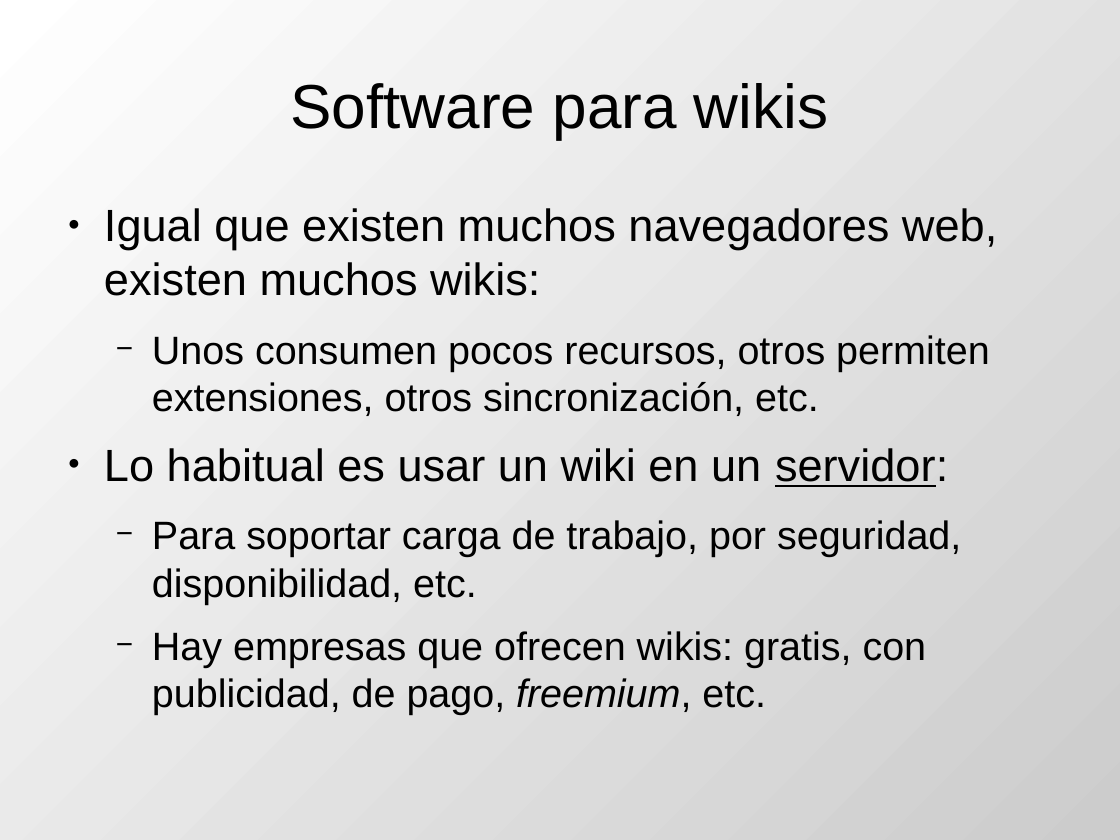
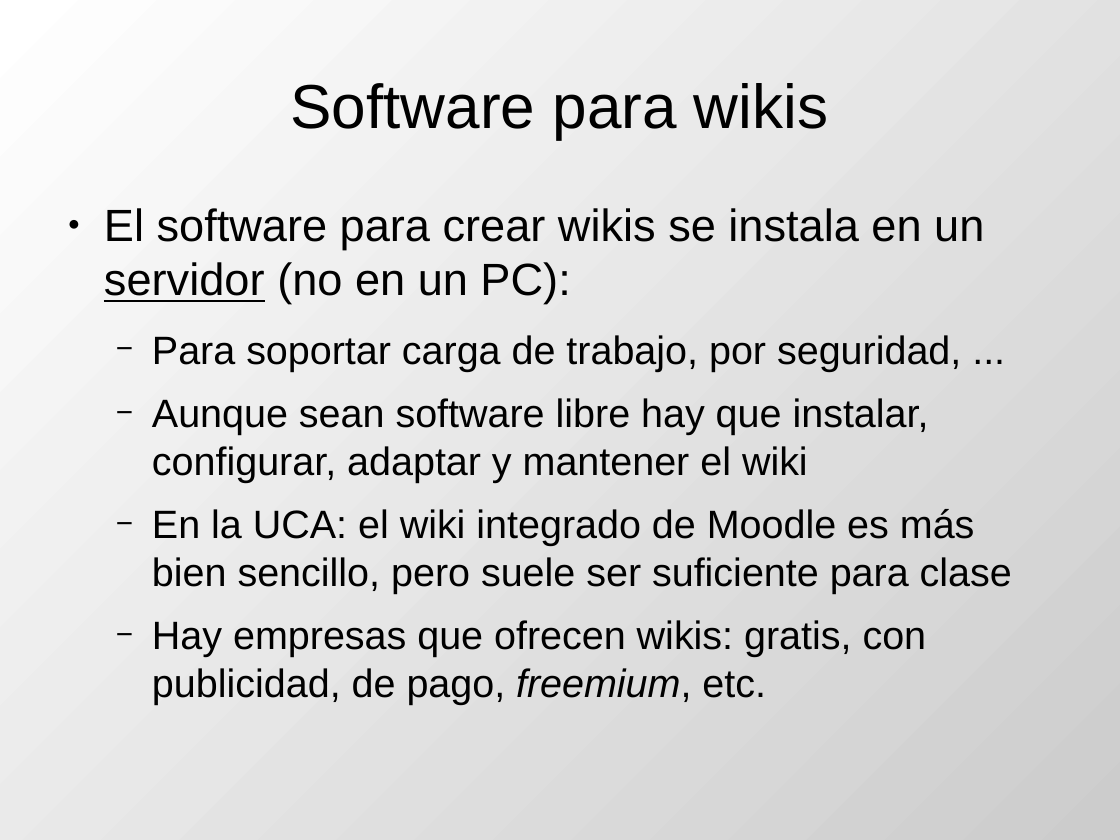
Before and after one commit to DrPantera/wikis4education, a slide deck: slide 15 of uca-2013_07/tema-1-Introduccion.odp (slide 14 before the commit). Drawn at 1120x840 pixels with LibreOffice and Linux fonts; fonts in the diff are those of the drawing. Boxes give left, top, right and bottom in pixels: in the first picture for what was removed or moved away, otherwise in the second. Text is boxed around its words. In the diff, an @@ line names an element or a change of style, - is before the commit and + after.

```diff
--- a/uca-2013_07/tema-1-Introduccion.odp
+++ b/uca-2013_07/tema-1-Introduccion.odp
@@ text at (104, 208, 1012, 594): text changed @@
-● Igual que existen muchos navegadores web, existen muchos wikis:
-  − Unos consumen pocos recursos, otros permiten extensiones, otros sincronización, etc.
-● Lo habitual es usar un wiki en un servidor:
-  − Para soportar carga de trabajo, por seguridad, disponibilidad, etc.
+● El software para crear wikis se instala en un servidor (no en un PC):
+  − Para soportar carga de trabajo, por seguridad, ...
+  − Aunque sean software libre hay que instalar, configurar, adaptar y mantener el wiki
+  − En la UCA: el wiki integrado de Moodle es más bien sencillo, pero suele ser suficiente para clase
```
Also in this commit, not shown: 7 other slides changed, 5 slides removed, 2 other files.
